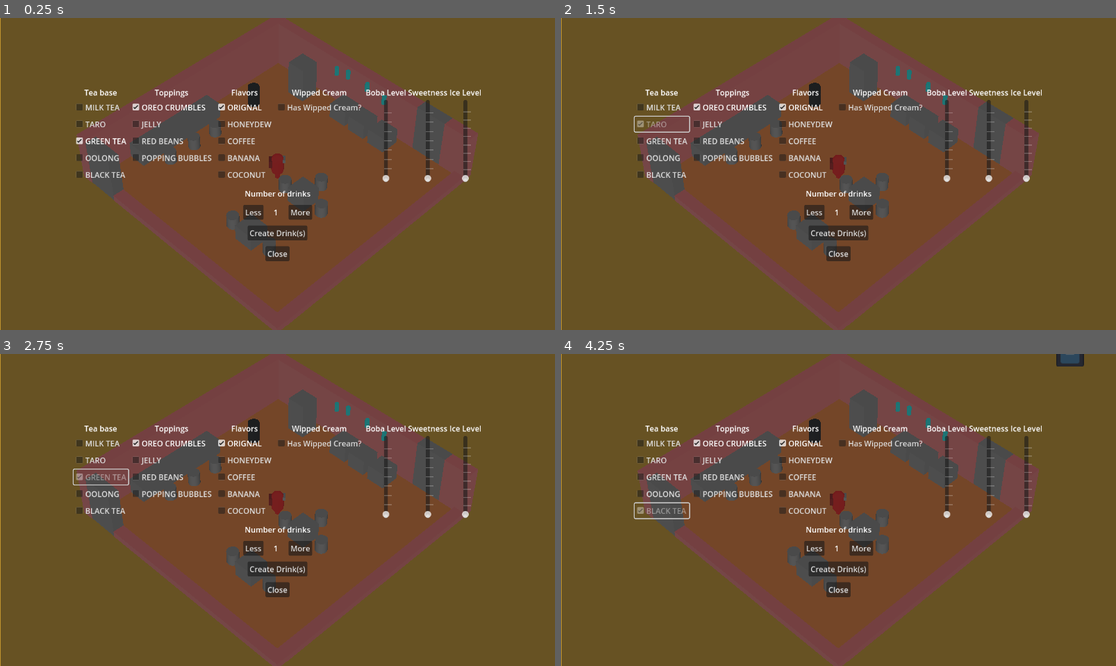
Above: before the commit, frames 1-4 (two rows, left to right).
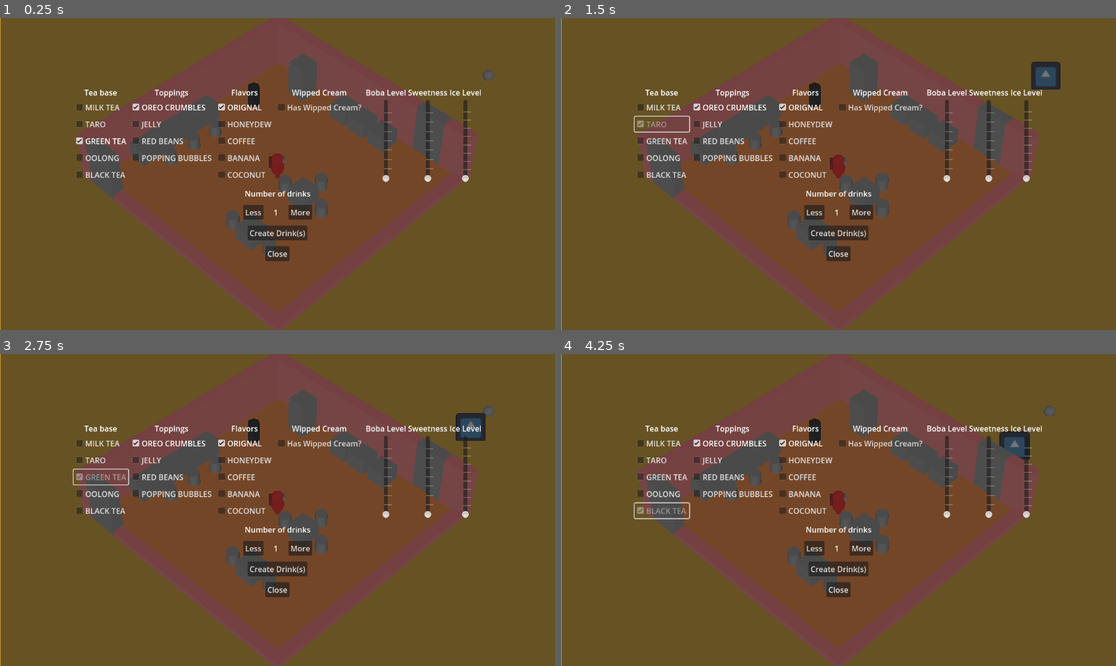
Above: after the commit, the same moments.

Repository: Kamjam/Bobaeria-Cafe
Game: Godot game, scene res://Scenes/Main.tscn
Same seed, same stepped clock (60 frames per second), same inputs: the game is played once before the commit and once after it. The engine's default icon, where the game draws it, is replaced by a stand-in: a white triangle on a blue panel in a dark square.
Inputs:
- Up to frame 1 (0.25 s): no input
- Up to frame 2 (1.5 s): click "MILK TEA" at 0.5 s; click "TARO" at 1.25 s
- Up to frame 3 (2.75 s): click "GREEN TEA" at 2 s
- Up to frame 4 (4.25 s): click "OOLONG" at 2.75 s; click "BLACK TEA" at 3.5 s

The runs differ from the first frame. In frame 1, 0.2% of the frame differs, in the area x 60-90%, y 15-28%; in frame 2, 0.6%; in frame 3, 0.6%; in frame 4, 0.8%, in the area x 60-95%, y 0-34%.

Commit message:
ScoreKeeper

Diff:
--- a/bobaeria-cafe/Boba/drink/drink_constructor.gd
+++ b/bobaeria-cafe/Boba/drink/drink_constructor.gd
@@ -21,7 +21,7 @@
 @export var _is_on_cooldown: bool
 
 @export var _cooldown_timer: float
-
+var isShowing = false
 signal drink_created(created_drink: bobaDrink)
 
 func set_boba_level(set_level: int):
@@ -89,3 +89,13 @@
 	_is_on_cooldown = true
 	await get_tree().create_timer(_cooldown_timer).timeout
 	_is_on_cooldown = false
+
+
+#dev tool
+func _process(delta: float) -> void:
+	if Input.is_action_just_pressed("ui_text_backspace"):
+		isShowing = !isShowing
+		if isShowing:
+			$".".show()
+		else:
+			$".".hide()
--- a/bobaeria-cafe/DrinkResources/TestDrink.tres
+++ b/bobaeria-cafe/DrinkResources/TestDrink.tres
@@ -4,5 +4,11 @@
 
 [resource]
 script = ExtResource("1_dfltq")
-drinkName = ""
-bubbles = 0
+drinkName = "TEST"
+bubbleLevel = 0
+teaBase = 0
+flavor = 0
+topping = 0
+sweetness = 0
+iceLevel = 0
+hasWhippedCream = false
--- a/bobaeria-cafe/JoeFolder/Scripts/StudentSpawner.gd
+++ b/bobaeria-cafe/JoeFolder/Scripts/StudentSpawner.gd
@@ -7,10 +7,14 @@
 	LoopSpawn()
 
 func _process(delta: float) -> void:
+
 	if Input.is_action_just_pressed("ui_left"):
 		SpawnStudent()
 func LoopSpawn():
+	await get_tree().create_timer(1).timeout
+
 	SpawnStudent()
+
 	await get_tree().create_timer(customerRate).timeout
 	LoopSpawn()
 
--- a/bobaeria-cafe/JoeFolder/Scripts/student.gd
+++ b/bobaeria-cafe/JoeFolder/Scripts/student.gd
@@ -30,22 +30,34 @@
 @onready var textScore : Label3D = $Score
 @onready var timer : Timer = $Timer
 @export var hasDrink : bool = false
+@export var test : bool
 func _init():
 	randomize()
-	if listToJudge[0] == 0:
-		listToJudge[0] = randi() % 5 + 1
+	if test:
+		if listToJudge[0] == 0:
+			listToJudge[0] = randi() % 5 + 1
+			SetRandomDesire(1)
+		while listToJudge[1] == 0:
+			var num = randi() % 5 + 1
+			if num != listToJudge[0]:
+				listToJudge[1] = num
+				SetRandomDesire(2)
+
+		while listToJudge[2] == 0:
+			var num = randi() % 5 + 1
+			if num != listToJudge[0] and num != listToJudge[1]:
+				listToJudge[2] = num
+				SetRandomDesire(3)
+	else:
+		listToJudge[0] = 1
 		SetRandomDesire(1)
-	while listToJudge[1] == 0:
-		var num = randi() % 5 + 1
-		if num != listToJudge[0]:
-			listToJudge[1] = num
-			SetRandomDesire(2)
-
-	while listToJudge[2] == 0:
-		var num = randi() % 5 + 1
-		if num != listToJudge[0] and num != listToJudge[1]:
-			listToJudge[2] = num
-			SetRandomDesire(3)
+
+		listToJudge[1] = 2
+		SetRandomDesire(2)
+
+		listToJudge[2] = 3
+		SetRandomDesire(3)
+
 
 	#print(listToJudge[0], listToJudge[1], listToJudge[2])
 func SetRandomDesire(num):
@@ -124,7 +136,7 @@
 func JudgeDrink(otherDrink : bobaDrink) -> int:
 	match listToJudge[0]:
 			1:
-				if judgeOne < (otherDrink.bubbleLevel -1) and judgeOne < (otherDrink.bubbleLevel +1):
+				if judgeOne >= (otherDrink.bubbleLevel -1) and judgeOne <= (otherDrink.bubbleLevel +1):
 					drinkScore+=20
 			2:
 				if judgeOne == otherDrink.flavor:
@@ -133,14 +145,14 @@
 				if judgeOne == otherDrink.topping:
 					drinkScore+=20
 			4:
-				if judgeOne < (otherDrink.sweetness -1) and judgeOne < (otherDrink.sweetness +1):
+				if judgeOne >= (otherDrink.sweetness -1) and judgeOne <=(otherDrink.sweetness +1):
 					drinkScore+=20
 			5:
 				if judgeOne == otherDrink.hasWhippedCream:
 					drinkScore+=20
 	match listToJudge[1]:
 			1:
-				if judgeTwo < (otherDrink.bubbleLevel -1) and judgeTwo < (otherDrink.bubbleLevel +1):
+				if judgeTwo >= (otherDrink.bubbleLevel -1) and judgeTwo <= (otherDrink.bubbleLevel +1):
 					drinkScore+=20
 			2:
 				if judgeTwo == otherDrink.flavor:
@@ -149,14 +161,14 @@
 				if judgeTwo == otherDrink.topping:
 					drinkScore+=20
 			4:
-				if judgeTwo < (otherDrink.sweetness -1) and judgeTwo < (otherDrink.sweetness +1):
+				if judgeTwo >= (otherDrink.sweetness -1) and judgeTwo <= (otherDrink.sweetness +1):
 					drinkScore+=20
 			5:
 				if judgeTwo == otherDrink.hasWhippedCream:
 					drinkScore+=20
 	match listToJudge[2]:
 			1:
-				if judgeThree < (otherDrink.bubbleLevel -1) and judgeThree < (otherDrink.bubbleLevel +1):
+				if judgeThree >= (otherDrink.bubbleLevel -1) and judgeThree <= (otherDrink.bubbleLevel +1):
 					drinkScore+=20
 			2:
 				if judgeThree == otherDrink.flavor:
@@ -165,7 +177,7 @@
 				if judgeThree == otherDrink.topping:
 					drinkScore+=20
 			4:
-				if judgeThree < (otherDrink.sweetness -1) and judgeThree < (otherDrink.sweetness +1):
+				if judgeThree >= (otherDrink.sweetness -1) and judgeThree <= (otherDrink.sweetness +1):
 					drinkScore+=20
 			5:
 				if judgeThree == otherDrink.hasWhippedCream:
--- a/bobaeria-cafe/JoeFolder/student.tscn
+++ b/bobaeria-cafe/JoeFolder/student.tscn
@@ -15,9 +15,10 @@
 agent = NodePath("NavigationAgent3D")
 stoppingDistance = 1.0
 speed = 2.0
-leaveTime = 60.0
+leaveTime = 90.0
 thoughtBubble = ExtResource("2_2msao")
 bubblePos = NodePath("BubblePos")
+test = true
 
 [node name="MeshInstance3D" type="MeshInstance3D" parent="."]
 visible = false
--- a/bobaeria-cafe/Player/player.gd
+++ b/bobaeria-cafe/Player/player.gd
@@ -8,6 +8,7 @@
 
 var students: Array[CharacterBody3D]
 @export var currentDrink : bobaDrink
+signal AddScore(num : int)
 
 func _physics_process(delta: float) -> void:
 	# Add the gravity.
@@ -31,16 +32,15 @@
 	if event.is_action_pressed("quit"):get_tree().quit()
 
 	if event.is_action_pressed("interact") and interactables.size() > 0 and !pickedObject:
-
+		currentDrink = interactables[0]._drink_resource
 		interactables[0].reparent(get_tree().current_scene)
 		pick_up_object(interactables[0])
 
 		pickedObject = true
-		print("grabbed")
 	elif event.is_action_pressed("interact") and pickedObject and students.size() > 0:
 		if students[0].hasDrink == false:
 			var num = students[0].JudgeDrink(currentDrink)
-
+			AddScore.emit(num)
 			students.remove_at(0)
 			interactables[0].queue_free()
 			interactables.remove_at(0)
@@ -57,11 +57,9 @@
 
 func _on_pickup_area_area_entered(area: Area3D) -> void:
 	interactables.append(area)
-	print("in area")
 
 func _on_pickup_area_area_exited(area: Area3D) -> void:
 	interactables.erase(area)
-	print("out area")
 
 func _on_pickup_area_body_entered(body: Node3D) -> void:
 	if body is Student:
@@ -69,11 +67,9 @@
 
 	if body is ThisIsTrashCan:
 		byTrashCan = true
-		print("trash can")
 
 func _on_pickup_area_body_exited(body: Node3D) -> void:
 	if body is ThisIsTrashCan:
 		byTrashCan = false
-		print("not trash can")
 	if body is Student:
 		students.erase(body)
--- a/bobaeria-cafe/Scenes/Main.tscn
+++ b/bobaeria-cafe/Scenes/Main.tscn
@@ -11,9 +11,10 @@
 [ext_resource type="Script" path="res://JoeFolder/Scripts/TableManager.gd" id="4_h2ysp"]
 [ext_resource type="Script" path="res://JoeFolder/Scripts/StudentSpawner.gd" id="5_g7obn"]
 [ext_resource type="PackedScene" uid="uid://do5p4i335e27s" path="res://JoeFolder/student.tscn" id="6_6hi14"]
-[ext_resource type="PackedScene" path="res://JoeFolder/door_trigger.tscn" id="8_7hgyd"]
+[ext_resource type="PackedScene" uid="uid://8b7le07s2bwh" path="res://JoeFolder/door_trigger.tscn" id="8_7hgyd"]
 [ext_resource type="PackedScene" uid="uid://c7cgcijvuyqhn" path="res://Time/Time GUI.tscn" id="9_1qeq3"]
-[ext_resource type="PackedScene" uid="uid://ckuvr458mwi4f" path="res://drink_spawner.tscn" id="13_tc6j1"]
+[ext_resource type="PackedScene" path="res://drink_spawner.tscn" id="13_tc6j1"]
+[ext_resource type="Script" path="res://ScoreScripts/score_mannager.gd" id="15_3de25"]
 
 [sub_resource type="NavigationMesh" id="NavigationMesh_qm2hx"]
 vertices = PackedVector3Array(16.6537, 0.0398855, -7.70873, 16.9037, 0.0398855, -7.20873, 50.1537, 0.0398855, -38.7087, …(2848 unchanged characters)…
@@ -203,18 +204,6 @@
 [node name="WorldEnvironment" type="WorldEnvironment" parent="."]
 environment = SubResource("Environment_dmqok")
 
-[node name="Tea" parent="." instance=ExtResource("2_iq2yb")]
-transform = Transform3D(1, 0, 0, 0, 1, 0, 0, 0, 1, 5.75034, 4.78788, -6.60963)
-
-[node name="Tea2" parent="." instance=ExtResource("2_iq2yb")]
-transform = Transform3D(1, 0, 0, 0, 1, 0, 0, 0, 1, 7.19492, 4.82656, -5.01267)
-
-[node name="Tea3" parent="." instance=ExtResource("2_iq2yb")]
-transform = Transform3D(1, 0, 0, 0, 1, 0, 0, 0, 1, 8.43361, 4.84212, -3.40882)
-
-[node name="Tea4" parent="." instance=ExtResource("2_iq2yb")]
-transform = Transform3D(1, 0, 0, 0, 1, 0, 0, 0, 1, 4.83153, 5.01766, -6.80929)
-
 [node name="Boundary" type="StaticBody3D" parent="."]
 
 [node name="CollisionShape3D" type="CollisionShape3D" parent="Boundary"]
@@ -316,12 +305,12 @@
 exit = NodePath("../Exit")
 
 [node name="Spawn" type="MeshInstance3D" parent="." node_paths=PackedStringArray("spawnPosition")]
-transform = Transform3D(1, 0, 0, 0, 1, 0, 0, 0, 1, 22.7161, 0.141826, -21.9566)
+transform = Transform3D(1, 0, 0, 0, 1, 0, 0, 0, 1, 18.6262, 0.141827, -12.1526)
 mesh = SubResource("SphereMesh_lwtrr")
 script = ExtResource("5_g7obn")
 student = ExtResource("6_6hi14")
 spawnPosition = NodePath(".")
-customerRate = 3.0
+customerRate = 30.0
 
 [node name="Exit" type="MeshInstance3D" parent="."]
 transform = Transform3D(1, 0, 0, 0, 1, 0, 0, 0, 1, -23.0776, 1.12142, 18.2188)
@@ -340,3 +329,8 @@
 _drink_prefab = ExtResource("2_iq2yb")
 _drink_spawn_points = [NodePath("../NavigationRegion3D/Table8/DrinkSpawnPoint"), NodePath("../NavigationRegion3D/Table7/DrinkSpawnPoint"), NodePath("../NavigationRegion3D/Table6/DrinkSpawnPoint")]
 _drink_constructor = NodePath("../Control")
+
+[node name="ScoreKeeper" type="Node3D" parent="."]
+script = ExtResource("15_3de25")
+
+[connection signal="AddScore" from="Player" to="ScoreKeeper" method="_on_player_add_score"]
--- a/bobaeria-cafe/ScoreScripts/score_mannager.gd
+++ b/bobaeria-cafe/ScoreScripts/score_mannager.gd
@@ -1,3 +1,4 @@
+class_name ScoreManager
 extends Node
 
 @export var player_score: int
@@ -5,8 +6,13 @@
 signal score_updated(updated_score: int)
 
 func add_score(added_score: int):
-	player_score += player_score
+	player_score += added_score
 	score_updated.emit(player_score)
+	print("SCORE: ",player_score)
 
 func set_player_score(set_score: int):
 	player_score = set_score
+
+
+func _on_player_add_score(num: int) -> void:
+	add_score(num)
Not shown: 1 places in bobaeria-cafe/Scenes/Main.tscn that only renumber resources
